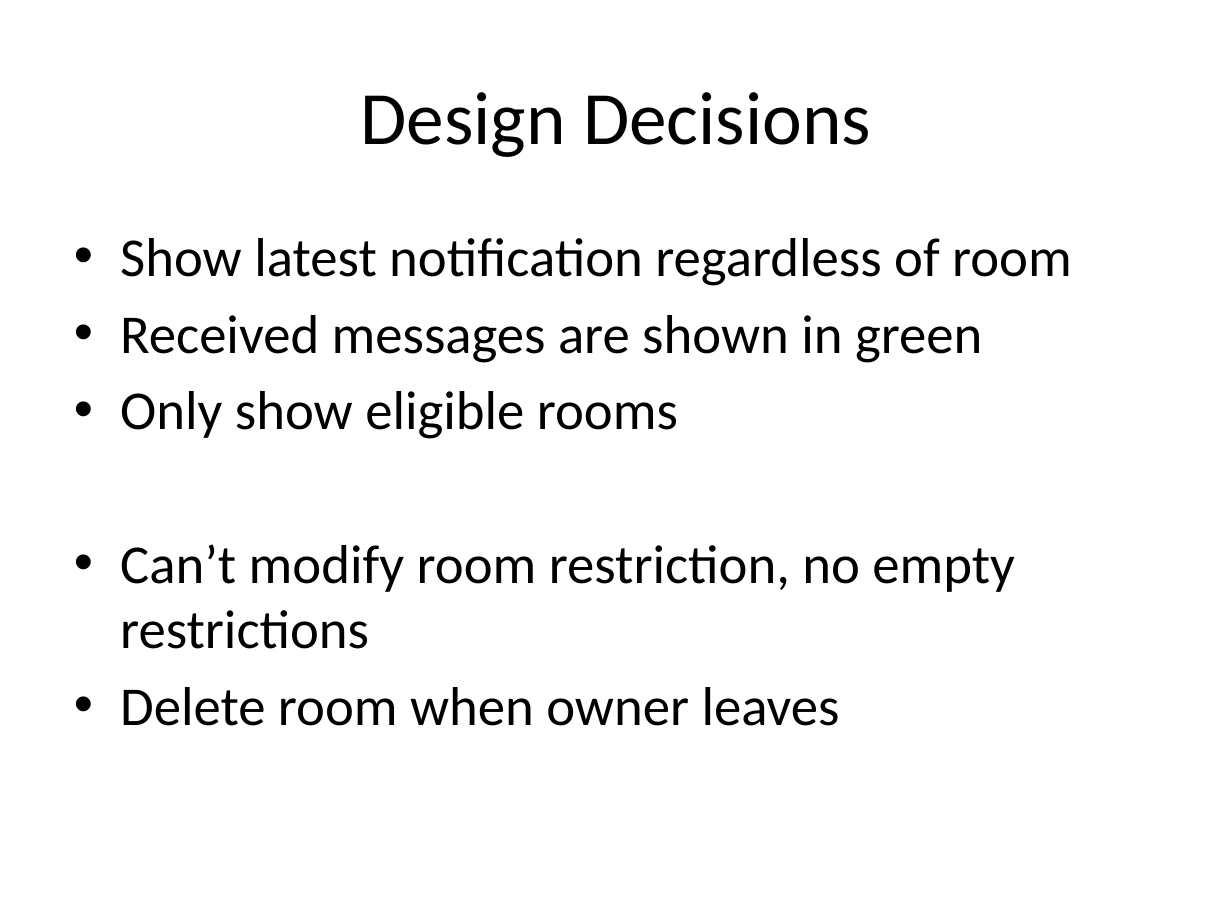
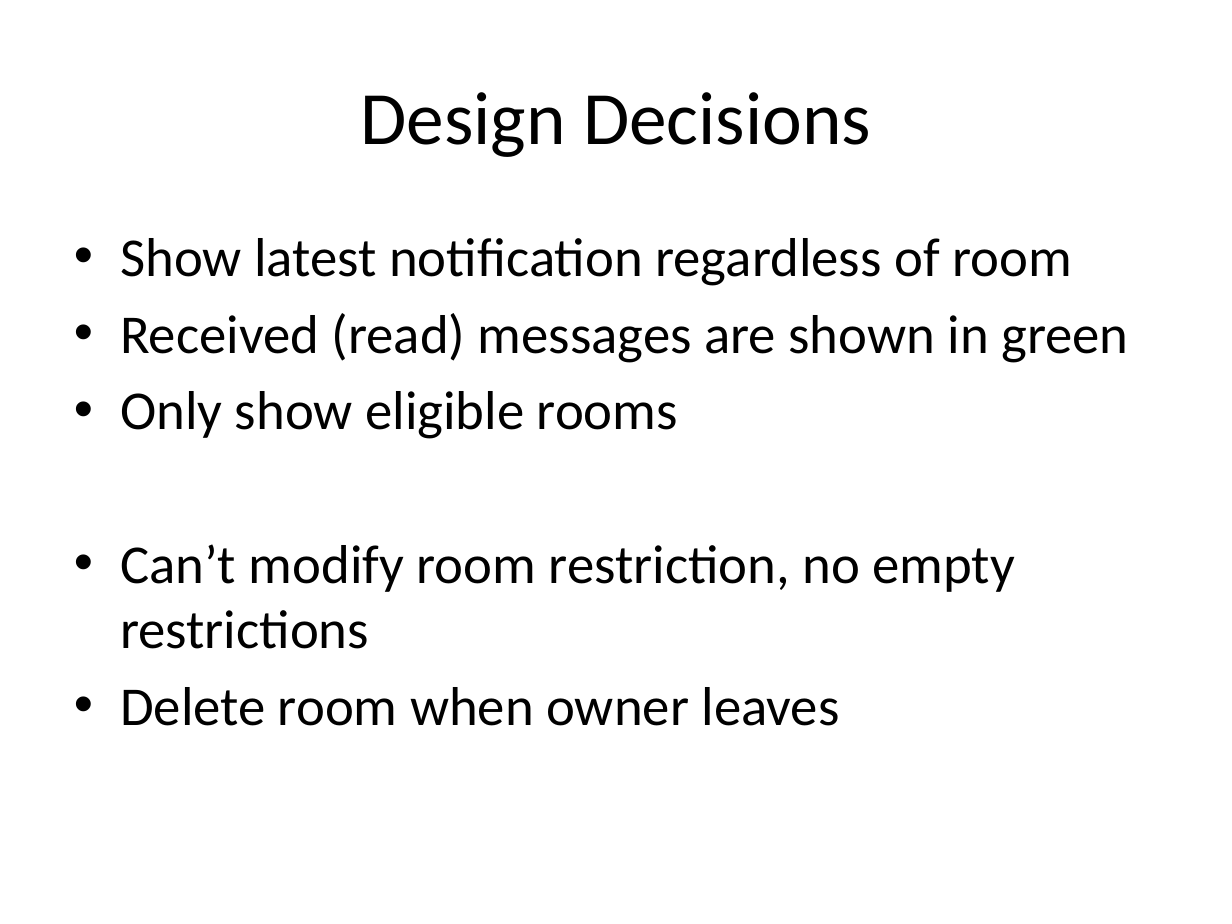
Before and after one commit to 11manu96/Final_CA, a slide deck: slide 10 of src/main/resources/final_CA_slides.pptx. Drawn at 1232x924 pixels with LibreOffice and Linux fonts; fonts in the diff are those of the drawing. Boxes give left, top, right and bottom in pixels: in the first picture for what was removed or moved away, otherwise in the second. Text is boxed around its words. In the diff, an @@ line names an element or a change of style, - is before the commit and + after.

Commit message:
modify design decision slide

```diff
--- a/src/main/resources/final_CA_slides.pptx
+++ b/src/main/resources/final_CA_slides.pptx
@@ text at (120, 313, 1128, 363): text changed @@
-• Received messages are shown in green
+• Received (read) messages are shown in green
```
